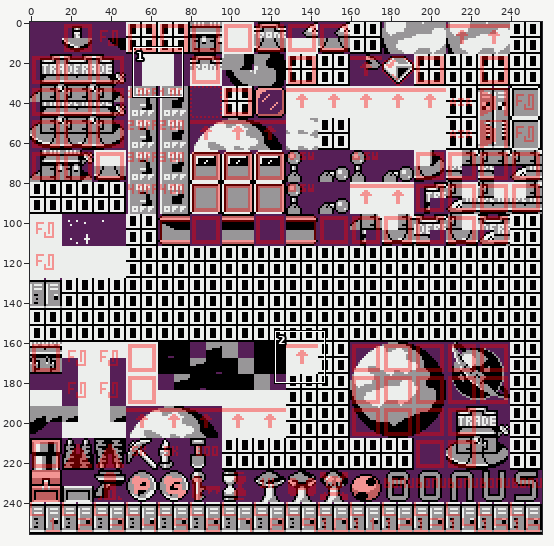
Two states of a sprite sheet, gfx/metatiles.png. Above: a wide view before the commit, with the close-up outlined.
Close-up. First the earlier version:
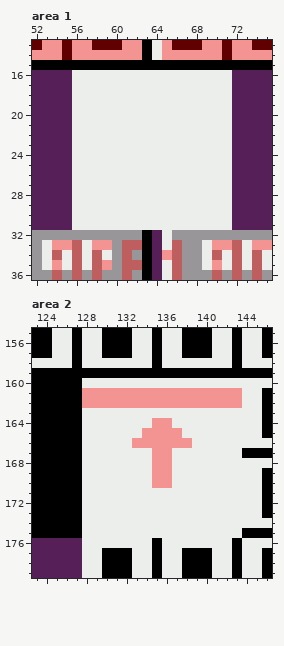
The file is 256x256 pixels. Shown: area 1: x 52..75, y 13..36; area 2: x 123..146, y 155..179. The commit also changed other parts of the picture, which this record leaves out.
After:
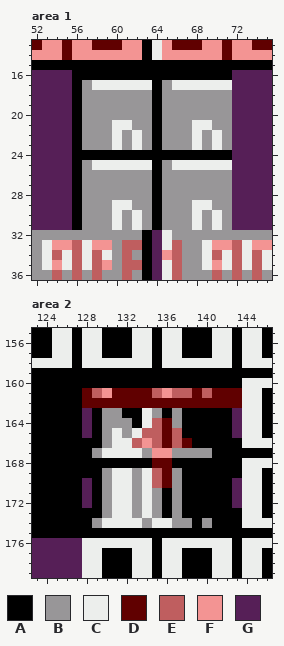
Palette (. is transparent): A #000000  B #989698  C #eceeec  D #600000  E #bf5e5f  F #f39493  G #561f57
Edits made:
Area 1:
y 16: x 56..71 CCCCCCCCCCCCCCCC -> AAAAAAAAAAAAAAAA
y 17: x 56..57 CC -> AB; x 64..65 CC -> AB
y 18..20: x 56..71 CCCCCCCCCCCCCCCC -> ABBBBBBBABBBBBBB
y 21: x 56..59 CCCC -> ABBB; x 62..67 CCCCCC -> BBABBB; x 70..71 CC -> BB
y 22..23: x 56..59 CCCC -> ABBB; x 61 C -> B; x 63..67 CCCCC -> BABBB; x 69 C -> B; x 71 C -> B
y 24: x 56..71 CCCCCCCCCCCCCCCC -> AAAAAAAAAAAAAAAA
y 25: x 56..57 CC -> AB; x 64..65 CC -> AB
y 26..28: x 56..71 CCCCCCCCCCCCCCCC -> ABBBBBBBABBBBBBB
y 29: x 56..59 CCCC -> ABBB; x 62..67 CCCCCC -> BBABBB; x 70..71 CC -> BB
y 30..31: x 56..59 CCCC -> ABBB; x 61 C -> B; x 63..67 CCCCC -> BABBB; x 69 C -> B; x 71 C -> B
Area 2:
y 160: x 128..143 CCCCCCCCCCCCCCCC -> AAAAAAAAAAAAAAAA
y 161: x 128..129 FF -> DE; x 131..135 FFFFF -> DDDDE; x 137..143 FFFFFFF -> EEDEDDD
y 162: x 128..143 FFFFFFFFFFFFFFFF -> DDDDDDDDDDDDDDDD
y 163: x 128..133 CCCCCC -> GABBAA; x 135..143 CCCCCCCCC -> BABAAAAAG
y 164: x 128..133 CCCCCC -> GABBBA; x 135..143 FFCCCCCCC -> EDBAAAAAG
y 165: x 128..130 CCC -> GAB; x 132 C -> B; x 134..143 FFFFCCCCCC -> EEDEAAAAAG
y 166: x 128..130 CCC -> AAB; x 133 F -> E; x 135..143 FFFFCCCCC -> EDEDAAAAA
y 167: x 128..129 CC -> AB; x 134 C -> B; x 137..143 CCCCCCC -> BBBBAAA
y 168: x 128..143 CCCCCCCFFCCCCCCC -> AAAAAAADDAAAAAAA
y 169: x 128..130 CCC -> AAB; x 133 C -> B; x 135..143 FFCCCCCCC -> EDBAAAAAA
y 170: x 128..130 CCC -> GAB; x 133 C -> B; x 135..143 FFCCCCCCC -> EDBAAAAAG
y 171..172: x 128..130 CCC -> GAB; x 133 C -> B; x 135..143 CCCCCCCCC -> BABAAAAAG
y 173: x 128..130 CCC -> AAB; x 133 C -> B; x 135..143 CCCCCCCCC -> BABAAAAAA
y 174: x 128..129 CC -> AB; x 134 C -> B; x 137..143 CCCCCCC -> BBABAAA
y 175: x 128..143 CCCCCCCCCCCCCCCC -> AAAAAAAAAAAAAAAA
Where, in picture pixels (left, top, right, bottom), the same in both close-ups:
changed: (72, 70, 232, 230)
changed: (82, 378, 242, 538)
